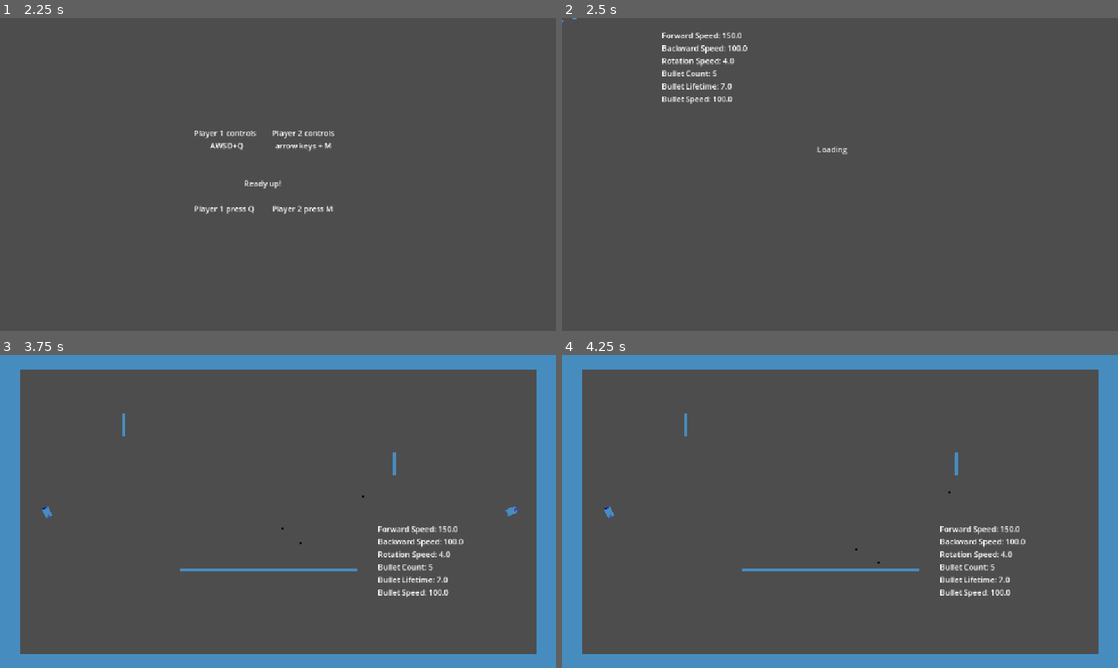
Above: before the commit, frames 1-4 (two rows, left to right).
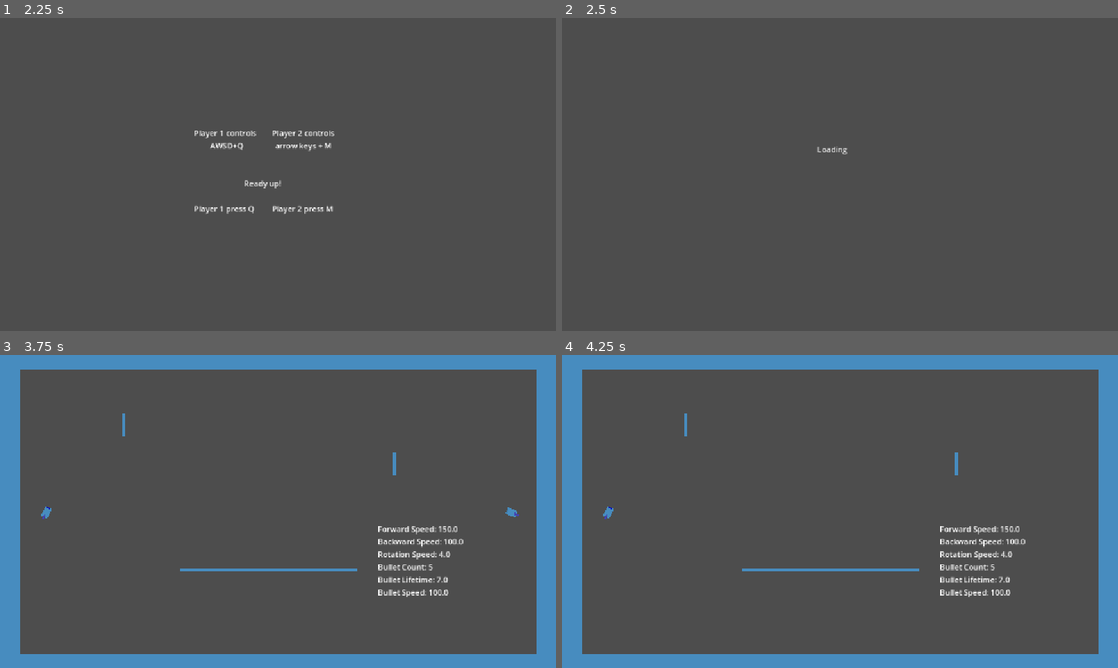
Above: after the commit, the same moments.

Repository: JoeyGiordano/TankTrouble2
Game: Godot game, scene res://game_container/game_container.tscn
Two runs of this game, one before a commit and one after it. Both use one fixed random seed, a clock stepped at 60 frames per second and the inputs below. The engine's default icon, where the game draws it, is replaced by a stand-in: a white triangle on a blue panel in a dark square.
Inputs:
- Up to frame 1 (2.25 s): click "[CutSceneOver]" at 0.5 s; click "Play" at 1.25 s; tap Enter at 2 s; hold Up (ui_up) from 2.03 s (still down); hold Q (tank1_shoot) from 2.03 s (still down)
- Up to frame 2 (2.5 s): keep holding Up (ui_up); keep holding Q (tank1_shoot); tap M (tank2_shoot) at 2.3 s
- Up to frame 3 (3.75 s): tap Space at 2.75 s; release Up (ui_up) at 2.78 s; release Q (tank1_shoot) at 2.78 s; hold Down (ui_down) 2.78-3.53 s; tap M (tank2_shoot) at 2.85 s; tap Q (tank1_shoot) at 3.05 s; tap Enter at 3.5 s; hold Up (ui_up) from 3.53 s (still down); hold Q (tank1_shoot) from 3.53 s (still down)
- Up to frame 4 (4.25 s): keep holding Up (ui_up); keep holding Q (tank1_shoot); tap M (tank2_shoot) at 3.8 s

Frame 1 is identical in both runs. In frame 2, 0.9% of the frame differs, in the area x 0-34%, y 0-28%; in frame 3, less than 0.1%; in frame 4, less than 0.1%.

Commit message:
FIxed all level manager and spawning
Just need to clean up and read over.

This is starting to feel like a real game!!!

Diff:
--- a/game/game_manager.gd
+++ b/game/game_manager.gd
@@ -17,6 +17,7 @@
 
 var in_game : bool = false
 var score : Vector2 = Vector2.ZERO
+var player_count : int = 2
 
 signal begin_round
 signal end_round
@@ -35,11 +36,8 @@
 	#assume two players for now
 	GameContainer.GC.switch_to_level("test_level_0")
 	create_players(2)
-	in_game = true
 	player(1).tank_rigidbody.get_loadout().get_child(0).get_child(1).modulate = Color.BLUE #change one tank color
 	next_level()
-	#player(1).tank_rigidbody.global_position = Vector2(-450,0)
-	#player(2).tank_rigidbody.global_position = Vector2(450,0)
 
 ### GAME FLOW/LOGIC ###
 
@@ -70,6 +68,8 @@
 	await timer.timeout
 	GameContainer.GC.switch_to_level("test_level_" + str(randi_range(0,2)))
 	level = GameContainer.GC.get_active_scene()
+	level.spawn_players()
+	in_game = true
 	begin_round.emit()
 
 func victory_achieved(player_id) :
@@ -81,24 +81,6 @@
 		"draw" : label.text = "Draw"
 		1 : label.text = "Player 1 wins"
 		2 : label.text = "Player 2 wins"
-
-### TANK COMMUNICATION ###
-
-func get_spawn_point(id : int) -> Vector2 :
-	return level.get_spawn_positions(2).get(id-1)
-
-func tank_died() :
-	#makes sure to only call end of round 2.5 seconds after the most recent tank death
-	var tanks_alive : int = alive_players_count()
-	if tanks_alive == 1 :
-		var timer = get_tree().create_timer(2.5)
-		await timer.timeout
-		if alive_players_count() == 0 : return #if the last surviving player died while the timer was running, let the new timer that was created when it died run out before ending the scene
-		end_of_round()
-	if tanks_alive == 0 :
-		var timer = get_tree().create_timer(2.5)
-		await timer.timeout
-		end_of_round()
 
 ### PLAYER RESOURCES ###
 
--- a/game/level_manager.gd
+++ b/game/level_manager.gd
@@ -3,13 +3,33 @@
 
 @onready var spawn_points : Array = $SpawnPoints.get_children()
 
-func get_spawn_positions(count : int) -> Array[Vector2] :
-	if count > spawn_points.size() :
+@export var randomize_spawn_rotation : bool = false
+
+func spawn_players() :
+	#spawns players, can be overriden in extended class if more complex behavior is desired
+	var num_players = GameManager.GM.player_count
+	#check if theres enough spawn points
+	if num_players > spawn_points.size() :
 		push_error("Not enough spawn points available")
+	#spawn players at points randomly
+	var p : Array = spawn_points.duplicate()
+	p.shuffle() #shuffle the array
+	for i in num_players :
+		GameManager.GM.player(i+1).respawn(p.get(i).position)
+		if randomize_spawn_rotation : GameManager.GM.player(i+1).tank_rigidbody.rotation = randf_range(0,360)
+		else : GameManager.GM.player(i+1).tank_rigidbody.rotation = p.get(i).rotation
 
-	var p : Array[Vector2]
-	for i in spawn_points.size() : #extract the positions
-		p.append(spawn_points.get(i).position)
-	#p.shuffle() #shuffle the array
-	p.resize(count) #cut off the last elements of the array
-	return p
+func tank_died() :
+	#called by a tank when it dies
+	#calls end of round 2.5 seconds after the most recent tank death
+	#can be overriden in extended class if more complex behavior is desired
+	var tanks_alive : int = GameManager.GM.alive_players_count()
+	if tanks_alive == 1 :
+		var timer = get_tree().create_timer(2.5)
+		await timer.timeout
+		if GameManager.GM.alive_players_count() == 0 : return #if the last surviving player died while the timer was running, let the new timer that was created when it died run out before ending the scene
+		GameManager.GM.end_of_round()
+	if tanks_alive == 0 :
+		var timer = get_tree().create_timer(2.5)
+		await timer.timeout
+		GameManager.GM.end_of_round()
--- a/levels/aaa_level_template.tscn
+++ b/levels/aaa_level_template.tscn
@@ -75,6 +75,7 @@
 
 [node name="Node2D2" type="Node2D" parent="SpawnPoints" node_paths=PackedStringArray("grid")]
 position = Vector2(480, 0)
+rotation = 3.14159
 script = ExtResource("3_rd2rc")
 grid = NodePath("../../Grid")
 grid_pos = Vector2(12, 0)
@@ -87,6 +88,7 @@
 
 [node name="Node2D4" type="Node2D" parent="SpawnPoints" node_paths=PackedStringArray("grid")]
 position = Vector2(480, 80)
+rotation = 3.14159
 script = ExtResource("3_rd2rc")
 grid = NodePath("../../Grid")
 grid_pos = Vector2(12, 2)
--- a/levels/test_level_0.tscn
+++ b/levels/test_level_0.tscn
@@ -166,6 +166,7 @@
 
 [node name="Node2D2" type="Node2D" parent="SpawnPoints" node_paths=PackedStringArray("grid")]
 position = Vector2(480, 0)
+rotation = 3.14159
 script = ExtResource("8_ocf6p")
 grid = NodePath("../../Grid")
 grid_pos = Vector2(12, 0)
@@ -178,6 +179,7 @@
 
 [node name="Node2D4" type="Node2D" parent="SpawnPoints" node_paths=PackedStringArray("grid")]
 position = Vector2(480, 80)
+rotation = 3.14159
 script = ExtResource("8_ocf6p")
 grid = NodePath("../../Grid")
 grid_pos = Vector2(12, 2)
--- a/levels/test_level_1.tscn
+++ b/levels/test_level_1.tscn
@@ -7,6 +7,7 @@
 
 [node name="TestLevel1" type="Node"]
 script = ExtResource("1_84ig8")
+randomize_spawn_rotation = true
 
 [node name="Camera2D" type="Camera2D" parent="."]
 
@@ -81,6 +82,7 @@
 
 [node name="Node2D2" type="Node2D" parent="SpawnPoints" node_paths=PackedStringArray("grid")]
 position = Vector2(480, 0)
+rotation = 3.14159
 script = ExtResource("4_ccxi4")
 grid = NodePath("../../Grid")
 grid_pos = Vector2(12, 0)
--- a/levels/test_level_2.tscn
+++ b/levels/test_level_2.tscn
@@ -80,6 +80,7 @@
 
 [node name="Node2D2" type="Node2D" parent="SpawnPoints" node_paths=PackedStringArray("grid")]
 position = Vector2(480, 0)
+rotation = 3.14159
 script = ExtResource("5_d6nfl")
 grid = NodePath("../../Grid")
 grid_pos = Vector2(12, 0)
--- a/tank/tank.gd
+++ b/tank/tank.gd
@@ -32,6 +32,8 @@
 	GameManager.GM.begin_round.connect(on_begin_round)
 	GameManager.GM.end_round.connect(on_end_round)
 	ensure_input_map()
+	lock()
+	despawn() #just hides them from view and disables their rigidbody interactions
 
 func _process(_delta) :
 	DEBUG_PROCESS()
@@ -92,22 +94,22 @@
 func on_begin_round() :
 	#response to GM.begin_round signal
 	#all of the relevant bools should get set here
+	#it should be spawned in by the level
 	dead = false
-	put_in_play_at(GameManager.GM.get_spawn_point(id))
 	unlock()
 
 func on_end_round() :
 	#called at the end of every round
 	#all of the relevant bools should get set here
 	lock()
-	remove_from_play()
+	despawn()
 
 func die() :
 	lock()
 	#play death sound and anim
-	remove_from_play()
+	despawn()
 	dead = true
-	GameManager.GM.tank_died()
+	GameManager.GM.level.tank_died()
 
 #MINOR STATE
 
@@ -121,11 +123,11 @@
 	input_locked = true
 	tank_rigidbody.unlock()
 
-func put_in_play_at(position : Vector2) :
+func respawn(position : Vector2) :
 	tank_rigidbody.teleport_to(position)
 	tank_rigidbody.show()
 
-func remove_from_play() :
+func despawn() :
 	tank_rigidbody.hide()
 	tank_rigidbody.teleport_to(Vector2(10000000, id * 100)) #to get the collision shapes out of the way. Easier than changing the collision masks. It works so...
 
